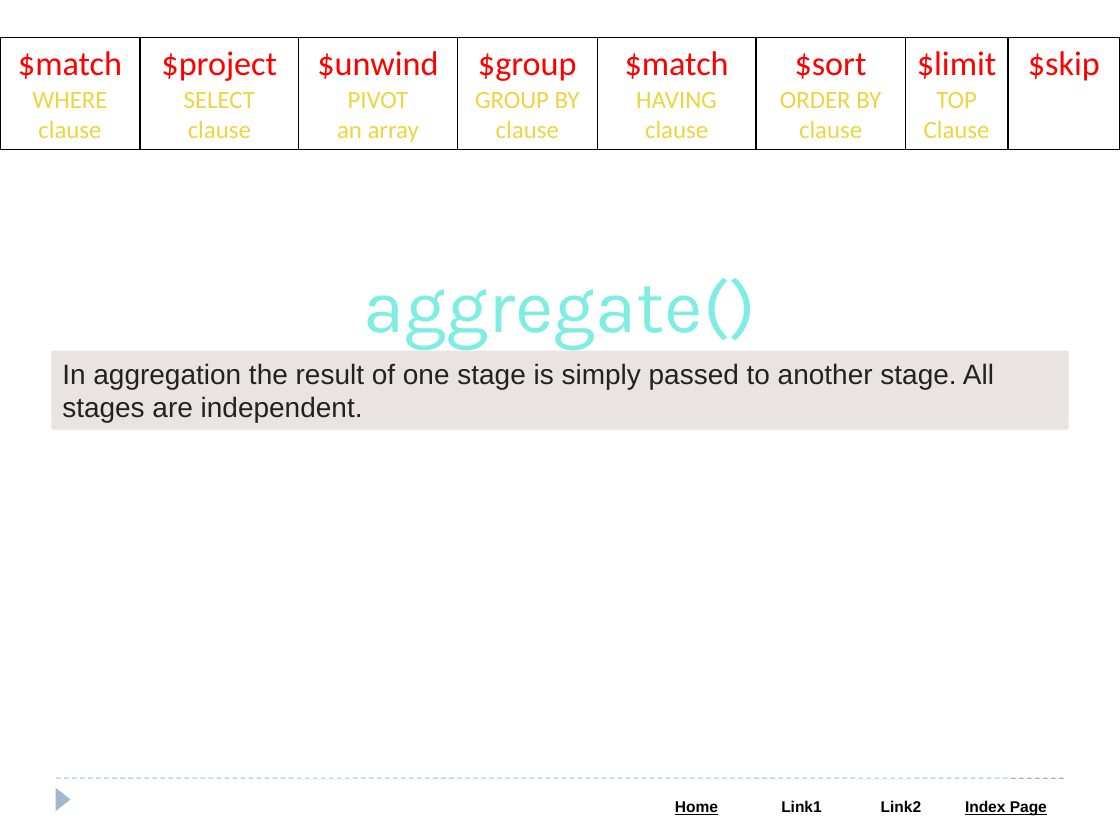
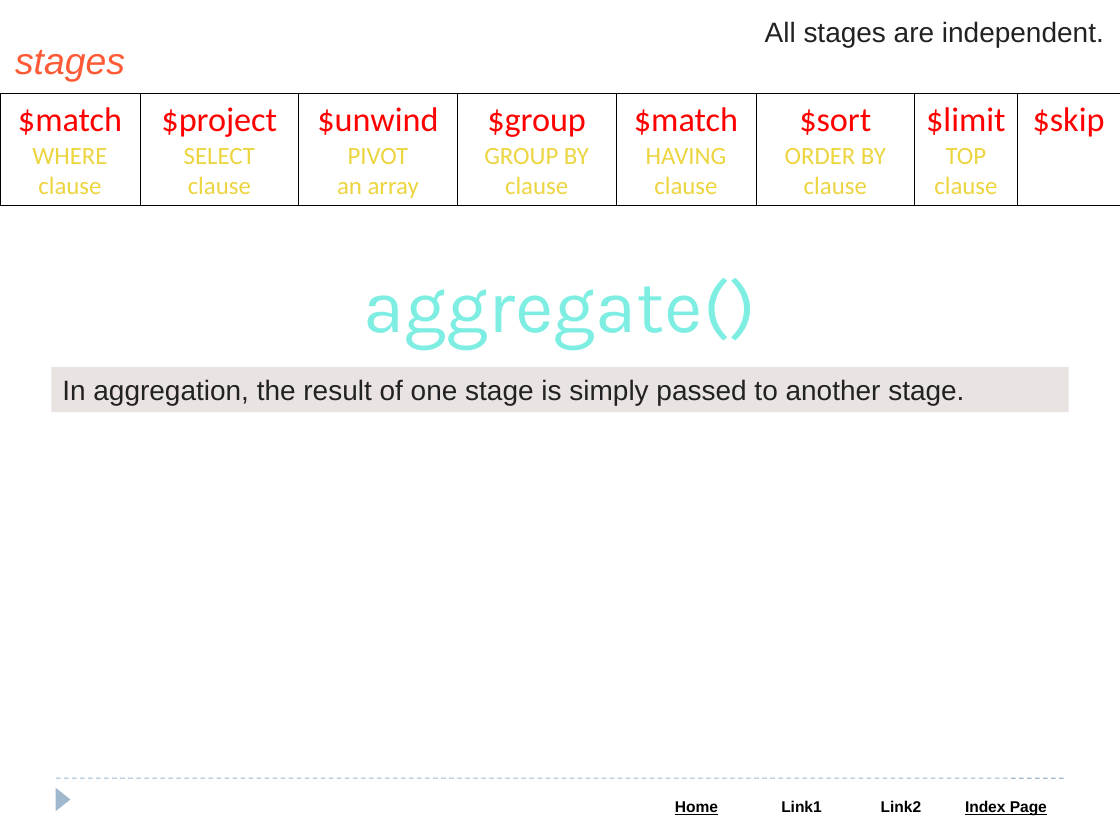
Before and after one commit to Saleel-Bagde/PPT-s, a slide deck: slide 90 of MongoDB PPT.pptx (slide 88 before the commit). Drawn at 1120x840 pixels with LibreOffice and Linux fonts; fonts in the diff are those of the drawing. Boxes give left, top, right and bottom in pixels: in the first picture for what was removed or moved away, otherwise in the second. Text is boxed around its words. In the diff, an @@ line names an element or a change of style, - is before the commit and + after.

```diff
--- a/MongoDB PPT.pptx
+++ b/MongoDB PPT.pptx
@@ text added at (765, 21, 1104, 47), 18 pt, text #222222 @@
+All stages are independent.
@@ text added at (15, 50, 125, 82), 24 pt, text #FF5A36, italic @@
+stages
@@ table at (0, 93, 1120, 205) @@
-row 1, column 7: $limit / TOP / Clause
+row 1, column 7: $limit / TOP / clause
@@ borders changed @@
@@ table: place and size @@
-table at (0, 37, 1120, 149)
+table at (0, 93, 1120, 205)
@@ rectangle "In aggregation, the result of ...": place and size @@
-rectangle "In aggregation, the result of ..." at (52, 351, 1068, 430)
+rectangle "In aggregation, the result of ..." at (52, 367, 1068, 412)
@@ text in rectangle at (62, 379, 964, 405): text changed @@
-In aggregation the result of one stage is simply passed to another stage. All stages are independent.
+In aggregation, the result of one stage is simply passed to another stage.
```
Also in this commit, not shown: 6 other slides changed, 2 slides added.
